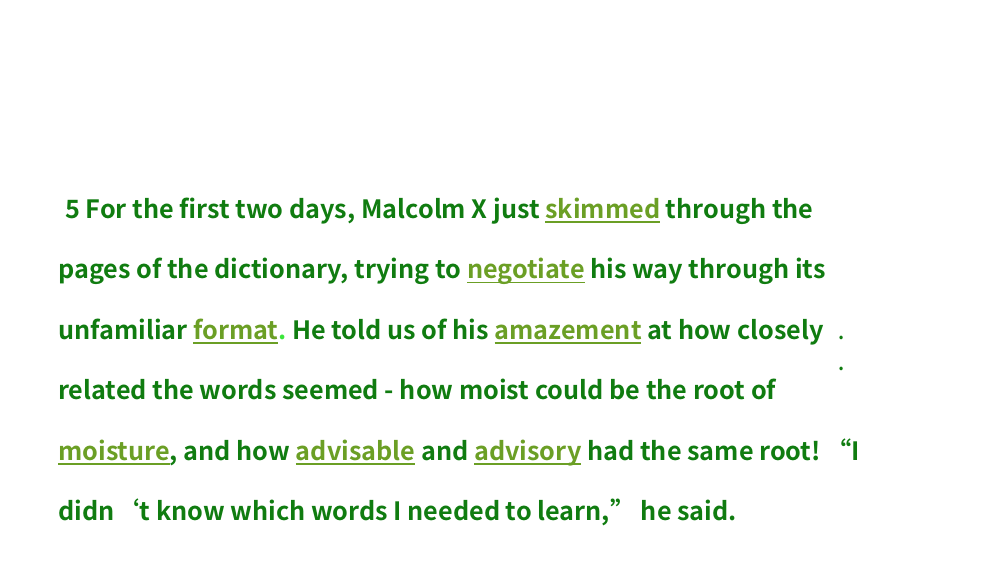
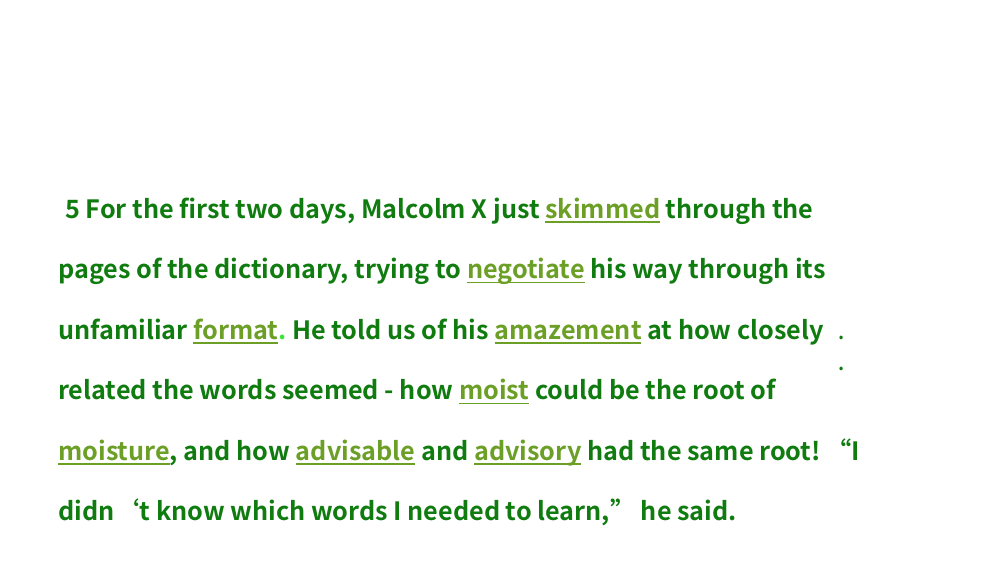
Before and after one commit to LIUXINYUEduncuo/yingyuzuoye, a slide deck: slide 2 of 小组作业/第五段.pptx. Drawn at 1008x567 pixels with LibreOffice and Linux fonts; fonts in the diff are those of the drawing; background and template pictures are left out. Boxes give left, top, right and bottom in pixels: in the first picture for what was removed or moved away, otherwise in the second. Text is boxed around its words. In the diff, an @@ line names an element or a change of style, - is before the commit and + after.

```diff
--- a/小组作业/第五段.pptx
+++ b/小组作业/第五段.pptx
@@ text "5 For the first two ..." at [58,197,861,526]: text colour #107C10 to #6B9F25, underline on in "moist" @@
```
Also in this commit, not shown: 1 slide added, 1 slide removed.
